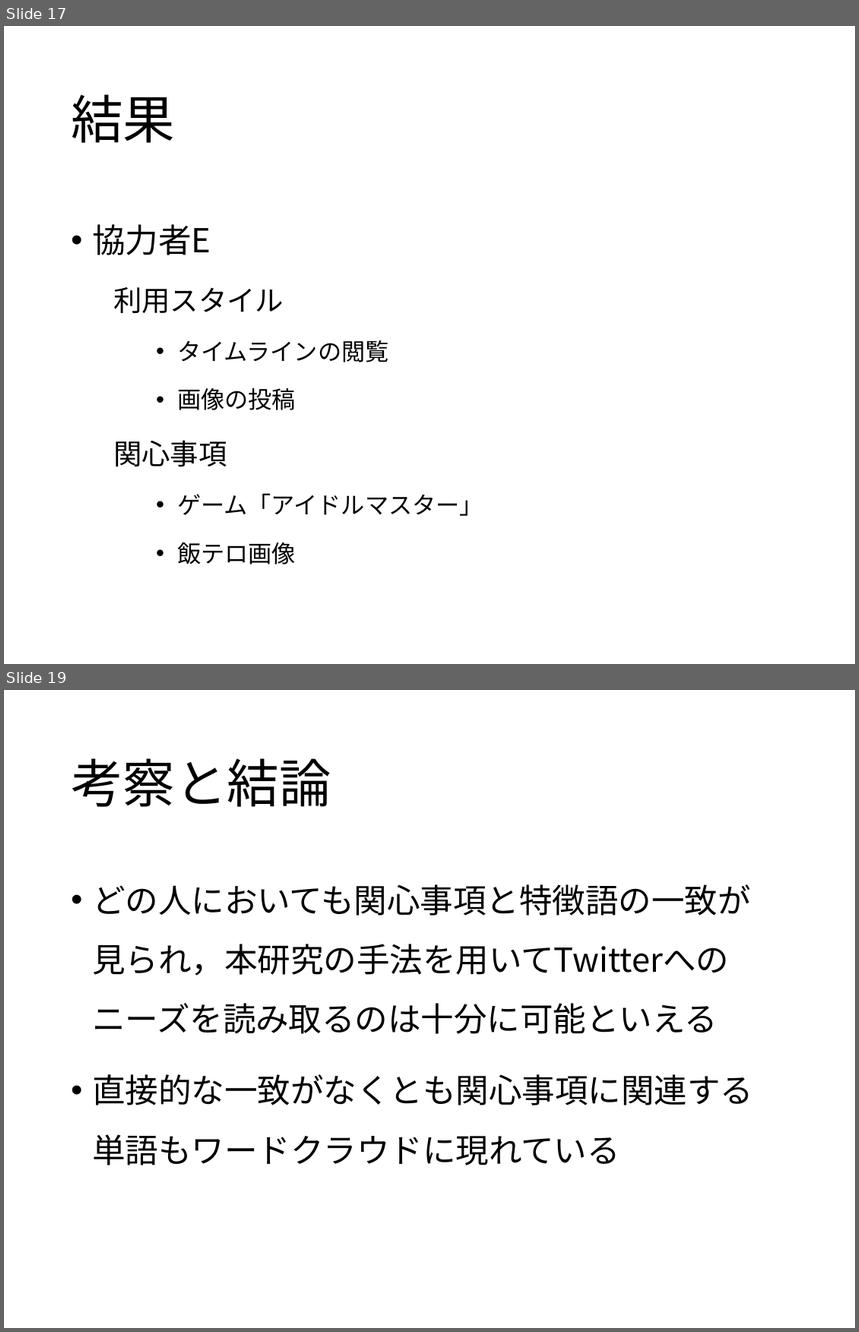
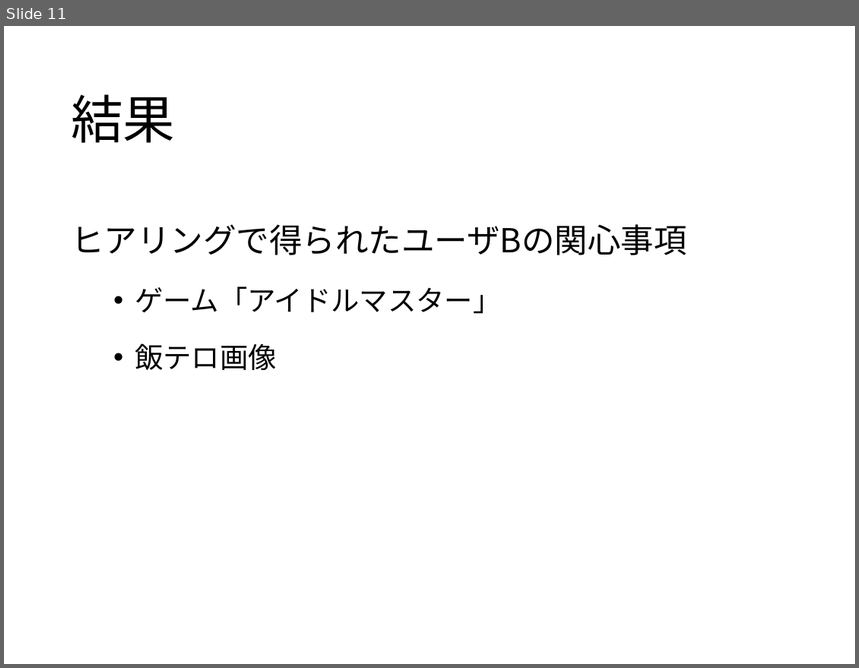
Before and after one commit to keimatsui/kadai, a slide deck: 卒業論文/2014/吉野聡志/最終発表/最終発表スライド.pptx. Shown one above the other, each under a label of ours: slides 17 and 19 before the commit, slide 11 after it; the slides between them are not shown. The pictures are 859x1332 and 859x668 pixels, drawn with LibreOffice and Linux fonts; fonts in the diff are those of the drawing. Boxes give left, top, right and bottom in pixels: in the first picture for what was removed or moved away, otherwise in the second. Text is boxed around its words. In the diff, an @@ line names an element or a change of style, - is before the commit and + after.

Commit message:
最終発表スライド提出

```diff
--- a/卒業論文/2014/吉野聡志/最終発表/最終発表スライド.pptx
+++ b/卒業論文/2014/吉野聡志/最終発表/最終発表スライド.pptx
@@ slide 19 removed at [4,690,855,1328], background #FFFFFF @@
@@ title removed at [71,758,331,807] @@
-考察と結論
@@ text removed at [92,885,753,1166] @@
-• どの人においても関心事項と特徴語の一致が 見られ，本研究の手法を用いてTwitterへのニーズを読み取るのは十分に可能といえる
-• 直接的な一致がなくとも関心事項に関連する 単語もワードクラウドに現れている
@@ what was slide 17 is now slide 11 @@
@@ slide 11 changed as well @@
@@ text at [71,224,687,256]: text changed; size 20 to 28 pt @@
-• 協力者E
-  利用スタイル
-    • タイムラインの閲覧
-    • 画像の投稿
-  関心事項
+ヒアリングで得られたユーザBの関心事項
@@ text at [135,287,501,370]: size 20 to 24 pt in "ゲーム「アイドルマスター」", "飯テロ画像"; list level 3 to 2 in "ゲーム「アイドルマスター」"; list level 3 to 2 in "飯テロ画像" @@
```
Also in this commit, not shown: 13 other slides changed, 3 slides added, 5 other slides removed.
